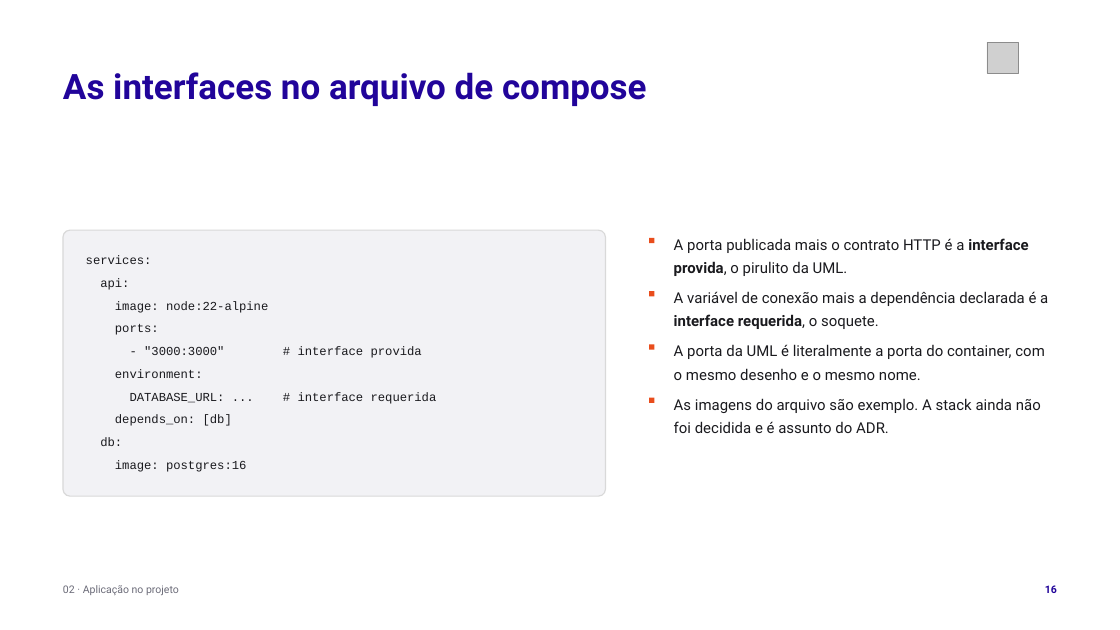
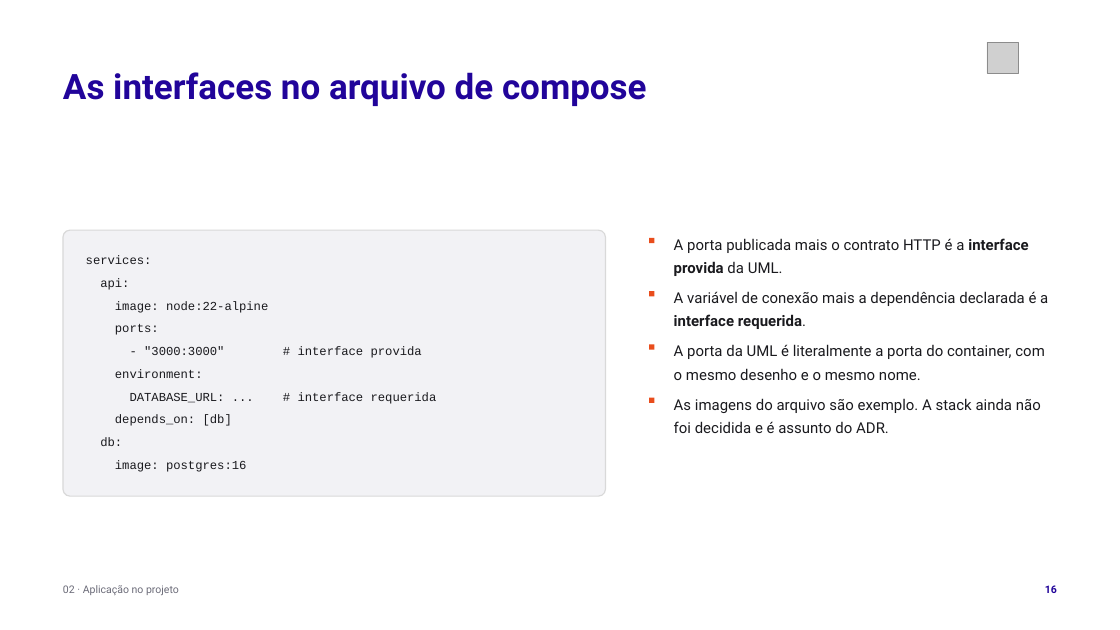
Before and after one commit to tcpassos/invite-app, a slide deck: slide 16 of trabalhos/T1-Docker-Invite-People.pptx. Drawn at 1120x630 pixels with LibreOffice and Linux fonts; fonts in the diff are those of the drawing; grey boxes stand for pictures. Boxes give left, top, right and bottom in pixels: in the first picture for what was removed or moved away, otherwise in the second. Text is boxed around its words. In the diff, an @@ line names an element or a change of style, - is before the commit and + after.

```diff
--- a/trabalhos/T1-Docker-Invite-People.pptx
+++ b/trabalhos/T1-Docker-Invite-People.pptx
@@ text at (674, 238, 1028, 276): text changed @@
-A porta publicada mais o contrato HTTP é a interface provida, o pirulito da UML.
+A porta publicada mais o contrato HTTP é a interface provida da UML.
@@ text at (674, 291, 1048, 329): text changed @@
-A variável de conexão mais a dependência declarada é a interface requerida, o soquete.
+A variável de conexão mais a dependência declarada é a interface requerida.
```
Also in this commit, not shown: 13 other slides changed, 11 other files.
